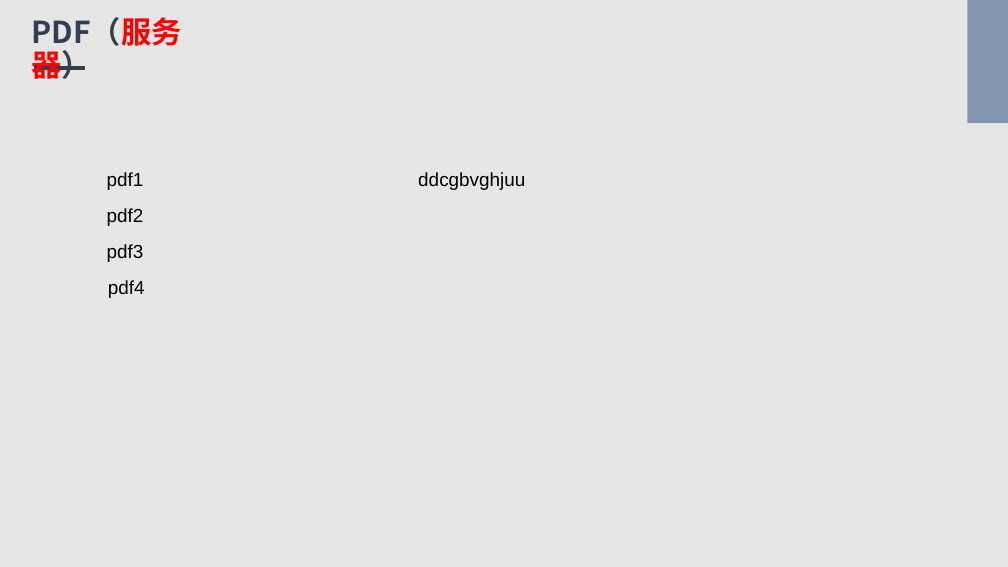
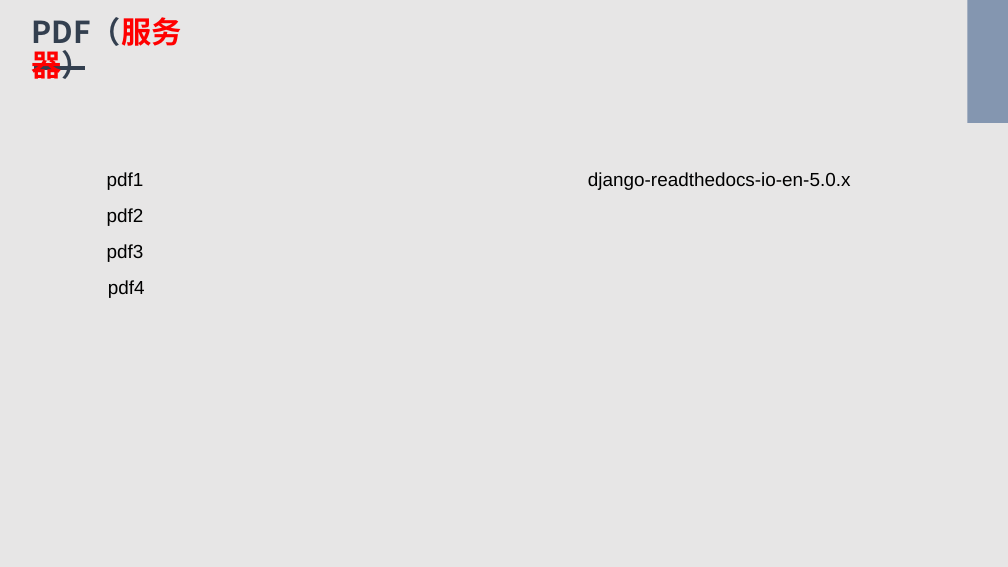
Before and after one commit to Bukehi/BukehiWeb, a slide deck: slide 6 of livefile/livepowerpoint.pptx. Drawn at 1008x567 pixels with LibreOffice and Linux fonts; fonts in the diff are those of the drawing. Boxes give left, top, right and bottom in pixels: in the first picture for what was removed or moved away, otherwise in the second. Text is boxed around its words. In the diff, an @@ line names an element or a change of style, - is before the commit and + after.

```diff
--- a/livefile/livepowerpoint.pptx
+++ b/livefile/livepowerpoint.pptx
@@ text removed at (418,172,525,190) @@
-ddcgbvghjuu
@@ text added at (588,172,851,190), 18 pt, text #000000 @@
+django-readthedocs-io-en-5.0.x
```
Also in this commit, not shown: 2 other slides changed, 3 other files.
